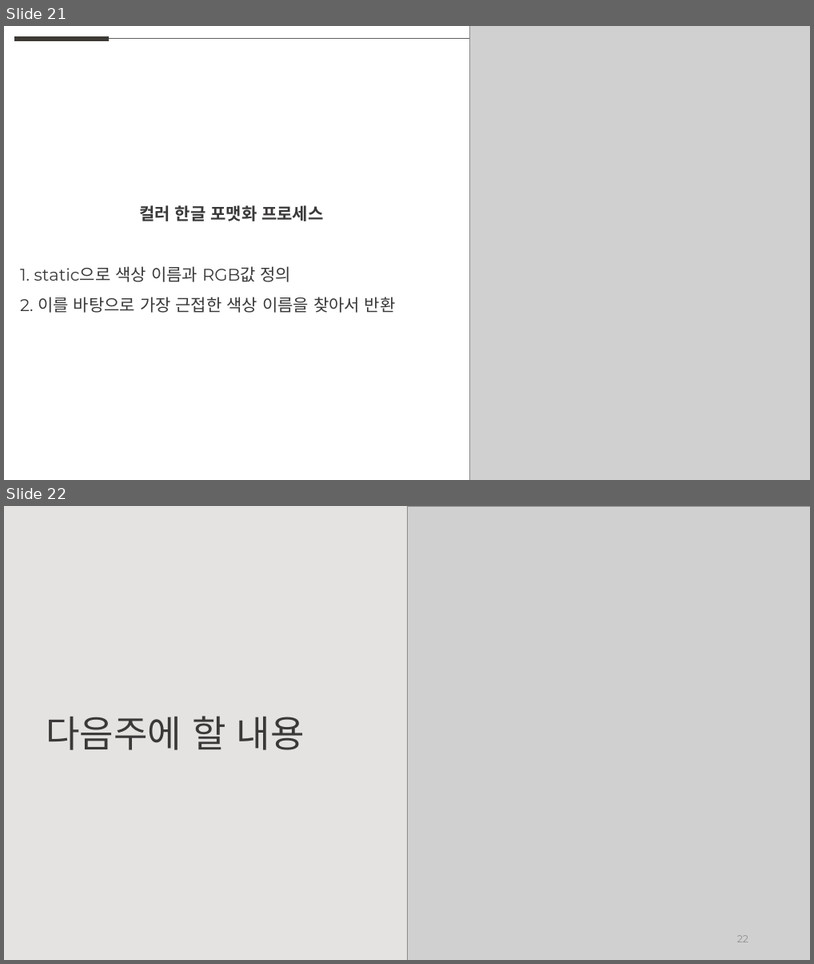
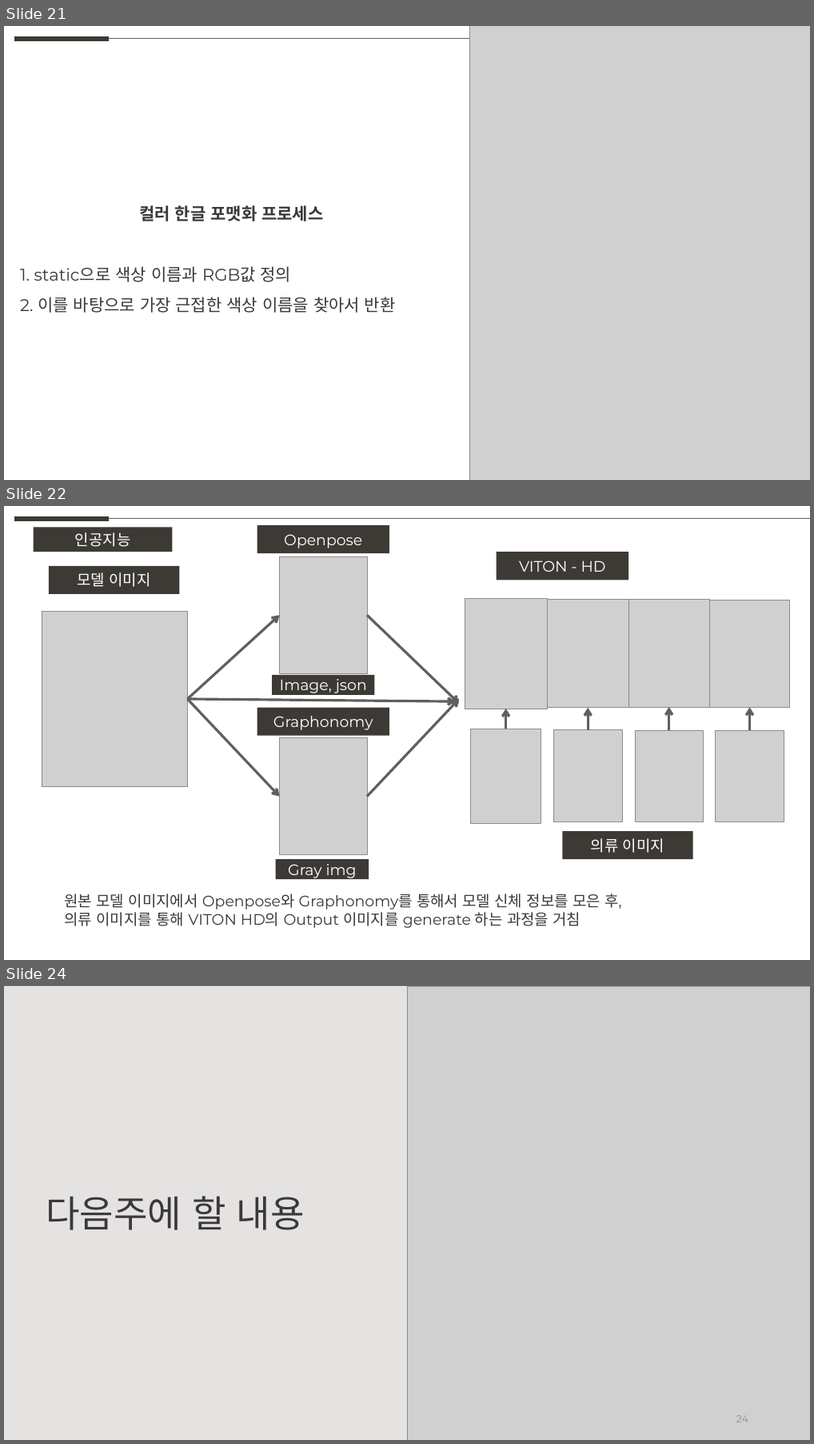
Before and after one commit to weaknessHero/Project_AvatarS, a slide deck: 발표자료/PPT_230804.pptx. Shown one above the other, each under a label of ours: slides 21 and 22 before the commit, slides 21, 22 and 24 after it; the slides between them are not shown. The pictures are 814x964 and 814x1444 pixels, drawn with LibreOffice and Linux fonts; fonts in the diff are those of the drawing; grey boxes stand for pictures. Boxes give left, top, right and bottom in pixels: in the first picture for what was removed or moved away, otherwise in the second. Text is boxed around its words. In the diff, an @@ line names an element or a change of style, - is before the commit and + after.

```diff
--- a/발표자료/PPT_230804.pptx
+++ b/발표자료/PPT_230804.pptx
@@ slide 22 added at <box>4,506,810,960</box>, background #FFFFFF @@
@@ line added from (14, 519) to (110, 519), #3D3A35 6 pt @@
@@ rectangle added at <box>34,527,173,552</box>, fill #3D3A35, 18 pt, text #FFFFFF @@
+인공지능
@@ line added from (110, 519) to (810, 519), #5F5F5D 0.5 pt @@
@@ rectangle added at <box>258,525,390,554</box>, fill #3D3A35, 18 pt, text #FFFFFF @@
+Openpose
@@ rectangle added at <box>497,552,629,580</box>, fill #3D3A35, 18 pt, text #FFFFFF @@
+VITON - HD
@@ rectangle added at <box>49,566,179,594</box>, fill #3D3A35, 18 pt, text #FFFFFF @@
+모델 이미지
@@ picture added at <box>280,557,367,673</box> @@
@@ picture added at <box>465,598,548,708</box> @@
@@ picture added at <box>548,599,630,708</box> @@
@@ picture added at <box>629,599,710,708</box> @@
@@ picture added at <box>710,600,790,707</box> @@
@@ picture added at <box>42,612,187,787</box> @@
@@ arrow added from (187, 699) to (280, 615), #5F5F5D 3 pt @@
@@ arrow added from (367, 615) to (459, 704), #5F5F5D 3 pt @@
@@ rectangle added at <box>272,675,375,695</box>, fill #3D3A35, 18 pt, text #FFFFFF @@
+Image, json
@@ arrow added from (187, 699) to (280, 796), #5F5F5D 3 pt @@
@@ arrow added from (187, 699) to (456, 701), #5F5F5D 3 pt @@
@@ rectangle added at <box>258,708,390,736</box>, fill #3D3A35, 18 pt, text #FFFFFF @@
+Graphonomy
@@ arrow added from (367, 796) to (459, 699), #5F5F5D 3 pt @@
@@ arrow added from (506, 728) to (506, 708), #5F5F5D 3 pt @@
@@ arrow added from (588, 730) to (588, 708), #5F5F5D 3 pt @@
@@ arrow added from (670, 730) to (670, 707), #5F5F5D 3 pt @@
@@ arrow added from (750, 731) to (750, 708), #5F5F5D 3 pt @@
@@ picture added at <box>280,738,367,855</box> @@
@@ picture added at <box>471,728,542,823</box> @@
@@ picture added at <box>554,730,622,821</box> @@
@@ picture added at <box>635,731,704,822</box> @@
@@ picture added at <box>716,731,784,822</box> @@
@@ rectangle added at <box>563,831,694,860</box>, fill #3D3A35, 18 pt, text #FFFFFF @@
+의류 이미지
@@ rectangle added at <box>276,860,369,880</box>, fill #3D3A35, 18 pt, text #FFFFFF @@
+Gray img
@@ text added at <box>64,893,622,928</box>, 18 pt, text #3A3838 @@
+원본 모델 이미지에서 Openpose와 Graphonomy를 통해서 모델 신체 정보를 모은 후,
+의류 이미지를 통해 VITON HD의 Output 이미지를 generate 하는 과정을 거침
@@ what was slide 22 is now slide 24 @@
@@ page number at <box>737,1415,749,1422</box>: text changed @@
-22
+24
```
Also in this commit, not shown: 2 slides changed, 1 other slide added, 1 other file.
